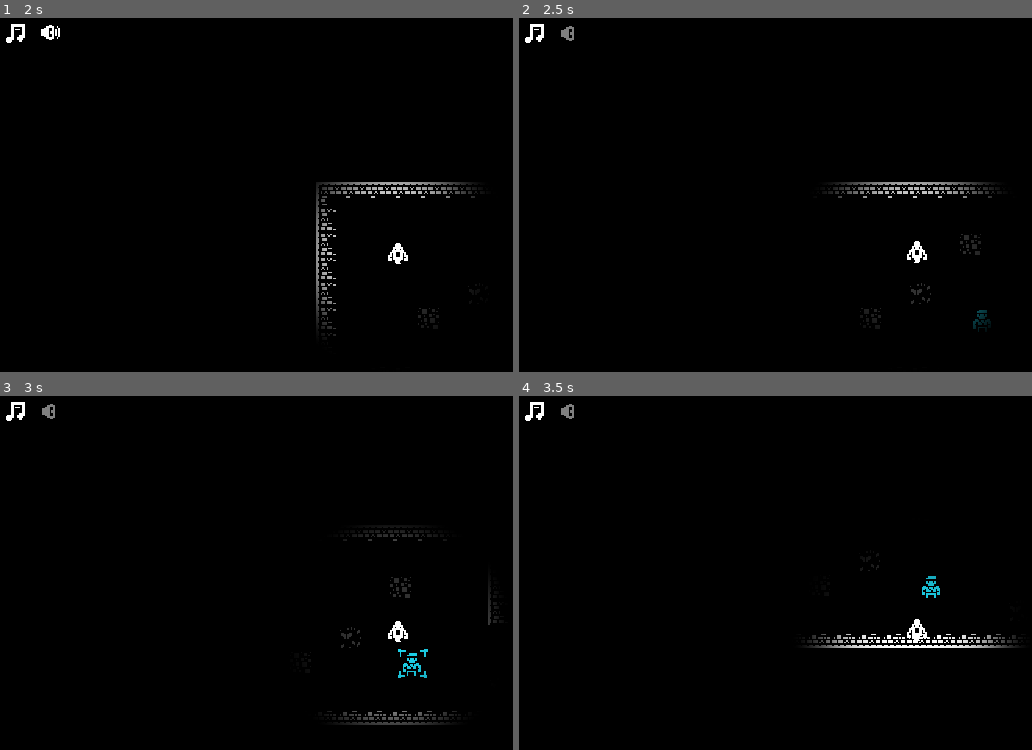
Above: before the commit, frames 1-4 (two rows, left to right).
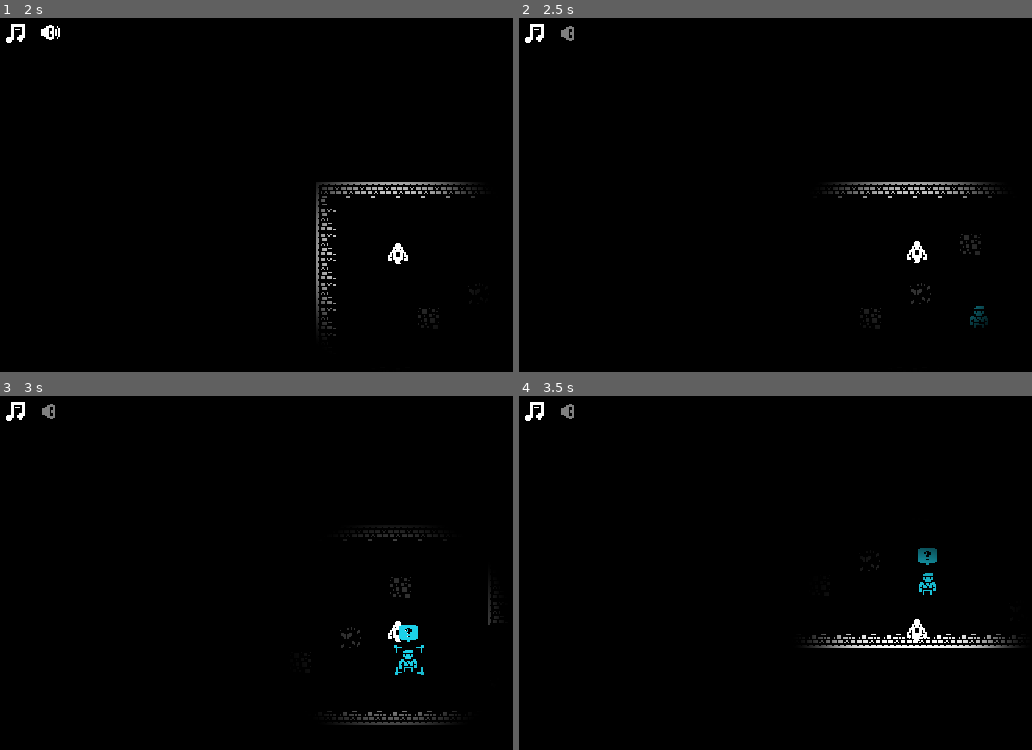
Above: after the commit, the same moments.

Repository: skarnl/miziziz-game-jam-2020
Game: Godot game, scene res://game/game.tscn
The game is run twice, just before and just after one commit, with the same random seed, the same clock (stepped at 60 frames per second) and the same inputs. Sound files missing from this copy of the repository are replaced by a short silence.
Inputs (mouse positions are in pixels of both pictures, inside the frame that each line leads up to):
- Up to frame 1 (2 s): click (56, 35) at 0.5 s; click (15, 35) at 1.25 s
- Up to frame 2 (2.5 s): tap Enter at 2 s; hold Right (ui_right) from 2.03 s (still down); hold Space (attack) from 2.03 s (still down)
- Up to frame 3 (3 s): release Right (ui_right) at 2.78 s; release Space (attack) at 2.78 s; hold Down (ui_down) from 2.78 s (still down); tap E (possess) at 2.85 s
- Up to frame 4 (3.5 s): keep holding Down (ui_down)

Frame 1 is identical in both runs. In frame 2, 0.1% of the frame differs, in the area x 87-93%, y 81-89%; in frame 3, 0.4%, in the area x 76-84%, y 64-80%; in frame 4, 0.3%.

Commit message:
Add enemy searching and alerted state

Diff:
--- a/entities/enemies/human/human.gd
+++ b/entities/enemies/human/human.gd
@@ -9,17 +9,23 @@
 
 var player_nearby = false
 
-enum { NORMAL, POSSESSED, WAS_POSSESSED }
+enum { NORMAL, POSSESSED, WAS_POSSESSED, SEARCHING, ALERTED }
 var current_state = NORMAL
 
 var previous_input
-
-var bounces = 2
+var playerRef
+
+var bounces = 0
 
 func _ready():
 	$hint.hide()
+	$QuestionMarkSprite.hide()
+	$AlertMarkSprite.hide()
 
 	set_process_unhandled_input(false)
+
+	var allPlayers = get_tree().get_nodes_in_group('player')
+	playerRef = allPlayers.front()
 
 	init_player_detection()
 
@@ -28,6 +34,10 @@
 	$PlayerInteractionArea2D.connect('body_entered', self, '_on_Player_nearby')
 	$PlayerInteractionArea2D.connect('body_exited', self, '_on_Player_away')
 
+	$PlayerDetectionArea2D.connect('body_entered', self, '_on_Player_detected')
+	$PlayerDetectionArea2D.connect('body_exited', self, '_on_Player_lost')
+	$DetectionTimer.connect('timeout', self, '_on_DetectionTimer_timeout')
+
 
 func change_state_to(next_state):
 
@@ -35,7 +45,7 @@
 
 	match(current_state):
 		NORMAL:
-			if next_state in [POSSESSED]:
+			if next_state in [POSSESSED, SEARCHING]:
 				handle_state_change(next_state)
 
 		POSSESSED:
@@ -46,16 +56,26 @@
 			if next_state in [POSSESSED]:
 				handle_state_change(next_state)
 
+		SEARCHING:
+			if next_state in [NORMAL, ALERTED, POSSESSED]:
+				handle_state_change(next_state)
+
 
 func handle_state_change(next_state):
 	current_state = next_state
 
+	$QuestionMarkSprite.hide()
+	$AlertMarkSprite.hide()
+
 	match(current_state):
+		NORMAL:
+			$DetectionTimer.stop()
+
 		POSSESSED:
 			$AnimationPlayer.play('possessed')
 			set_mode(RigidBody2D.MODE_CHARACTER)
 
-			set_process(true)
+#			set_process(true)
 			set_process_unhandled_input(true)
 
 			disconnect('body_entered', self, '_on_body_entered')
@@ -70,14 +90,22 @@
 
 			apply_impulse(Vector2.ZERO, previous_input * 10)
 
-			set_process(false)
+#			set_process(false)
 			set_process_unhandled_input(false)
 
 			connect('body_entered', self, '_on_body_entered')
 
+		SEARCHING:
+			start_detection()
+
+		ALERTED:
+			$AlertMarkSprite.show()
+			set_mode(RigidBody2D.MODE_CHARACTER)
+
+#			set_process(true)
 
 func _on_Player_nearby(body):
-	if body.is_in_group('player') and current_state != POSSESSED:
+	if body.is_in_group('player') and current_state in [NORMAL, SEARCHING, WAS_POSSESSED]:
 		$hint.show()
 		player_nearby = true
 		set_process_unhandled_input(true)
@@ -88,6 +116,21 @@
 		$hint.hide()
 		player_nearby = false
 		set_process_unhandled_input(false)
+
+func _on_Player_detected(body):
+	if body.is_in_group('player'):
+		change_state_to(SEARCHING)
+
+func _on_Player_lost(body):
+	if body.is_in_group('player'):
+		change_state_to(NORMAL)
+
+func start_detection():
+	$QuestionMarkSprite.show()
+	$DetectionTimer.start()
+
+func _on_DetectionTimer_timeout():
+	change_state_to(ALERTED)
 
 func _unhandled_input(event):
 	if player_nearby and event is InputEventKey:
@@ -127,6 +170,11 @@
 		previous_input = input_vector
 
 		state.set_linear_velocity(velocity)
+	elif current_state == ALERTED:
+		var motion = (playerRef.get_global_position() - self.global_position)
+		state.set_linear_velocity(motion.normalized() * 30)
+
+		# TODO check distance? or line of sight?
 
 func _on_body_entered(otherBody):
 	print("_on_body_entered", otherBody.name)
--- a/entities/enemies/human/human.tscn
+++ b/entities/enemies/human/human.tscn
@@ -1,10 +1,11 @@
-[gd_scene load_steps=11 format=2]
+[gd_scene load_steps=13 format=2]
 
 [ext_resource path="res://assets/images/monochrome_transparent.png" type="Texture" id=1]
 [ext_resource path="res://entities/enemies/human/human.gd" type="Script" id=2]
 [ext_resource path="res://assets/sounds/sfx/bounce3.wav" type="AudioStream" id=3]
 [ext_resource path="res://assets/sounds/sfx/bounce6.wav" type="AudioStream" id=4]
 [ext_resource path="res://assets/sounds/sfx/bounce4.wav" type="AudioStream" id=5]
+[ext_resource path="res://assets/images/monochrome_transparent_packed.png" type="Texture" id=6]
 
 [sub_resource type="PhysicsMaterial" id=1]
 friction = 3.0
@@ -58,6 +59,9 @@
 [sub_resource type="CircleShape2D" id=5]
 radius = 27.0185
 
+[sub_resource type="CircleShape2D" id=6]
+radius = 52.0
+
 [node name="Human" type="RigidBody2D" groups=[
 "enemies",
 ]]
@@ -73,15 +77,13 @@
 [node name="CollisionShape2D" type="CollisionShape2D" parent="."]
 shape = SubResource( 2 )
 
-[node name="Timer" type="Timer" parent="."]
-wait_time = 3.013
-
 [node name="AnimationPlayer" type="AnimationPlayer" parent="."]
 autoplay = "idle"
 anims/idle = SubResource( 3 )
 anims/possessed = SubResource( 4 )
 
 [node name="PlayerInteractionArea2D" type="Area2D" parent="."]
+visible = false
 input_pickable = false
 collision_layer = 2
 collision_mask = 4
@@ -167,3 +169,25 @@
 [node name="bounceAudioPlayer3" type="AudioStreamPlayer2D" parent="."]
 stream = ExtResource( 4 )
 bus = "SFX"
+
+[node name="PlayerDetectionArea2D" type="Area2D" parent="."]
+visible = false
+
+[node name="CollisionShape2D" type="CollisionShape2D" parent="PlayerDetectionArea2D"]
+shape = SubResource( 6 )
+
+[node name="DetectionTimer" type="Timer" parent="."]
+wait_time = 2.0
+
+[node name="QuestionMarkSprite" type="Sprite" parent="."]
+visible = false
+position = Vector2( 0, -21 )
+texture = ExtResource( 6 )
+region_enabled = true
+region_rect = Rect2( 608, 208, 16, 16 )
+
+[node name="AlertMarkSprite" type="Sprite" parent="."]
+position = Vector2( 0, -21 )
+texture = ExtResource( 6 )
+region_enabled = true
+region_rect = Rect2( 560, 208, 16, 16 )
--- a/game/game.tscn
+++ b/game/game.tscn
@@ -91,7 +91,7 @@
 
 [node name="Human3" parent="." instance=ExtResource( 4 )]
 modulate = Color( 0.113725, 0.827451, 0.921569, 1 )
-position = Vector2( -528.495, 156.137 )
+position = Vector2( -530.686, 153.946 )
 rotation = 0.0021113
 
 [node name="Human2" parent="." instance=ExtResource( 4 )]
